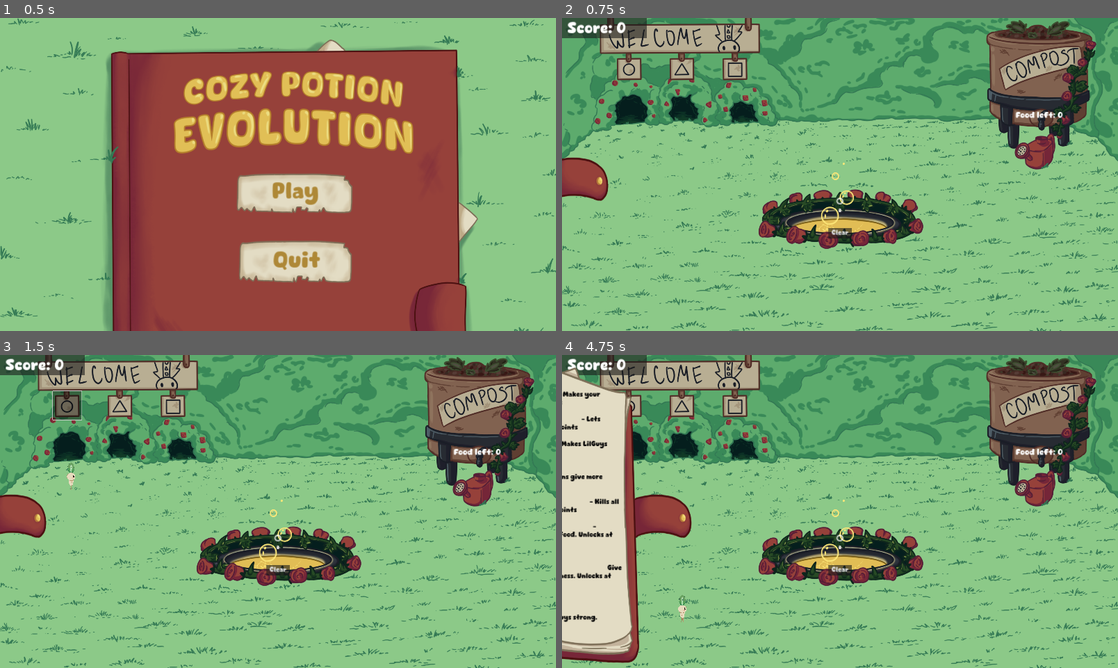
Above: before the commit, frames 1-4 (two rows, left to right).
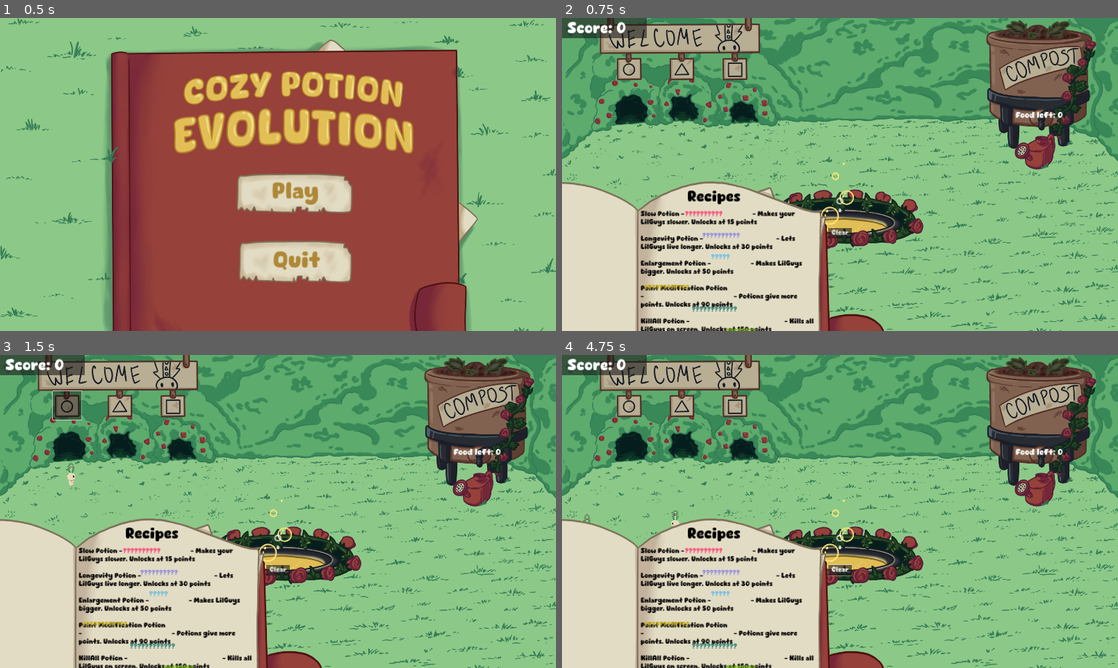
Above: after the commit, the same moments.

Repository: BoopEnthusiast/Cozy-Spring-Jam-2024
Game: Godot game, scene res://scenes/main_menu_screen.tscn
The game is run twice, just before and just after one commit, with the same random seed, the same clock (stepped at 60 frames per second) and the same inputs. Sound files missing from this copy of the repository are replaced by a short silence.
Inputs (mouse positions are in pixels of both pictures, inside the frame that each line leads up to):
- Up to frame 1 (0.5 s): no input
- Up to frame 2 (0.75 s): click "Play" at 0.5 s
- Up to frame 3 (1.5 s): click (66, 405) at 1.25 s
- Up to frame 4 (4.75 s): click (684, 405) at 2 s; click (734, 405) at 2.75 s; click "Clear" at 3.5 s; click (578, 517) at 4.27 s

Frame 1 is identical in both runs. In frame 2, 22% of the frame differs, in the area x 0-58%, y 44-100%; in frame 3, 22%; in frame 4, 24%, in the area x 0-58%, y 4-100%.

Commit message:
move around + leaf font

Diff:
--- a/scenes/lil_guy.tscn
+++ b/scenes/lil_guy.tscn
@@ -177,6 +177,8 @@
 
 [node name="LilGuy" type="CharacterBody2D" groups=["lil_guy"]]
 scale = Vector2(1.5, 1.5)
+collision_layer = 3
+collision_mask = 7
 input_pickable = true
 motion_mode = 1
 script = ExtResource("1_j35jn")
--- a/scenes/main.tscn
+++ b/scenes/main.tscn
@@ -81,6 +81,10 @@
 [node name="RecipesScreen" type="CanvasLayer" parent="."]
 
 [node name="RecipeBackground" parent="RecipesScreen" instance=ExtResource("8_hntjs")]
+offset_left = -3000.0
+offset_top = -429.0
+offset_right = 1293.0
+offset_bottom = 2542.0
 
 [node name="AudioStreamPlayer" type="AudioStreamPlayer" parent="."]
 stream = ExtResource("10_fyh3d")
--- a/scenes/mid_leaf.tscn
+++ b/scenes/mid_leaf.tscn
@@ -1,8 +1,9 @@
-[gd_scene load_steps=5 format=3 uid="uid://bloobwnynp8e2"]
+[gd_scene load_steps=6 format=3 uid="uid://bloobwnynp8e2"]
 
 [ext_resource type="Texture2D" uid="uid://dp6ow6cq6v8hr" path="res://resources/LilGuy/Healthy/mid_leaf.png" id="1_nywpy"]
 [ext_resource type="Texture2D" uid="uid://b5nycrkfioym2" path="res://resources/LilGuy/Hungry/mid_leaf.png" id="2_06yi7"]
 [ext_resource type="Script" path="res://scripts/mid_leaf.gd" id="3_nvy0o"]
+[ext_resource type="FontFile" uid="uid://becbow7pkc0fe" path="res://resources/Xyz-Regular.otf" id="4_elrt1"]
 
 [sub_resource type="SpriteFrames" id="SpriteFrames_upwpf"]
 animations = [{
@@ -40,7 +41,8 @@
 offset_bottom = -945.0
 grow_horizontal = 2
 grow_vertical = 2
-theme_override_colors/font_color = Color(0.165499, 0.529947, 0.261236, 1)
+theme_override_colors/font_color = Color(0.507625, 0.0757021, 0.532402, 1)
+theme_override_fonts/font = ExtResource("4_elrt1")
 theme_override_font_sizes/font_size = 172
 text = "X"
 horizontal_alignment = 1
--- a/scenes/recipes_screen.tscn
+++ b/scenes/recipes_screen.tscn
@@ -98,10 +98,10 @@
 anchor_top = 0.5
 anchor_right = 0.5
 anchor_bottom = 0.5
-offset_left = -4920.0
-offset_top = -1509.0
-offset_right = -627.0
-offset_bottom = 1462.0
+offset_left = -3000.0
+offset_top = -429.0
+offset_right = 1293.0
+offset_bottom = 2542.0
 grow_horizontal = 2
 grow_vertical = 2
 mouse_filter = 2
